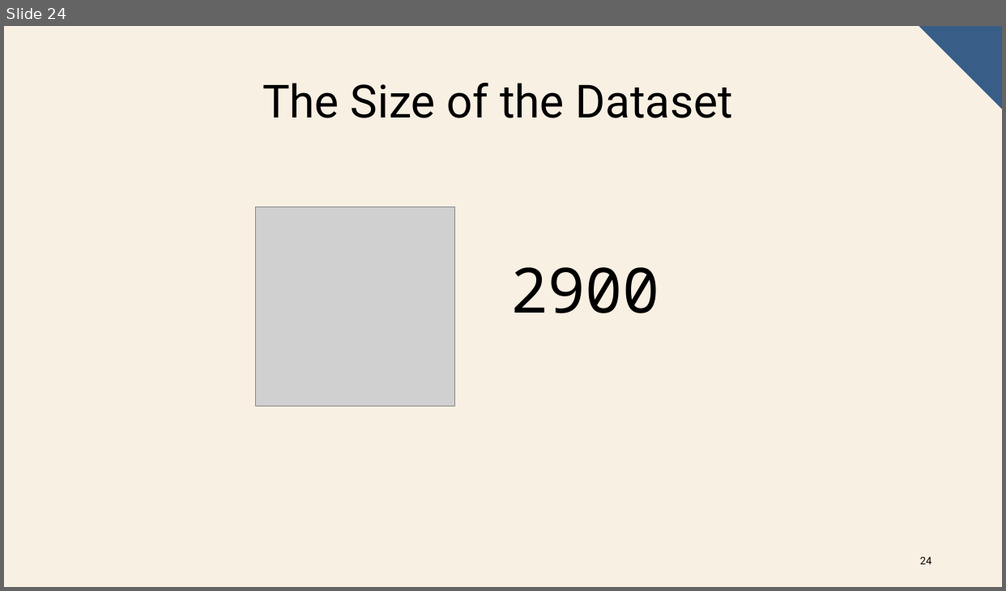
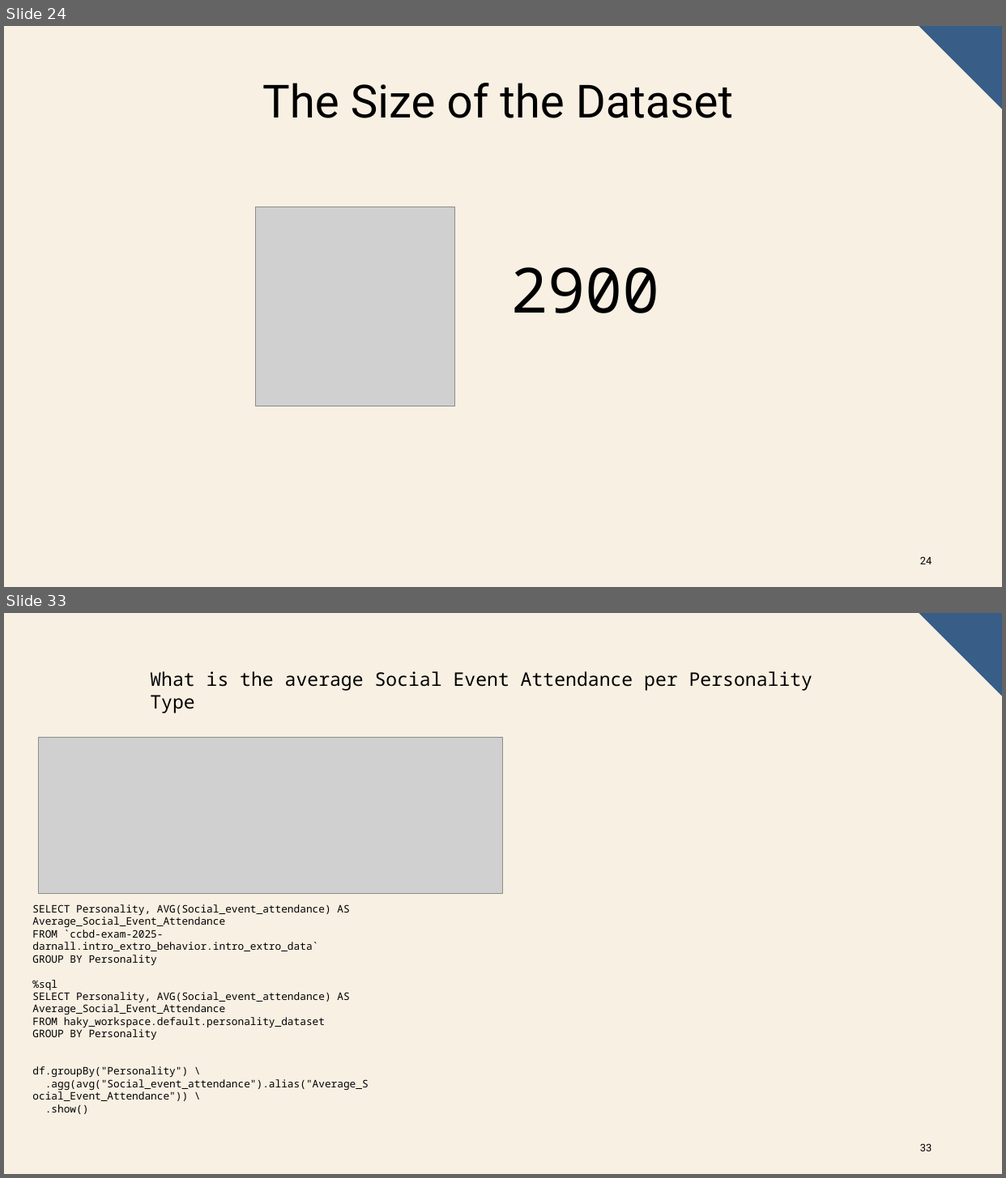
Before and after one commit to AndrewDarnall/Intro-Extro-Scope, a slide deck: docs/ccbd_project_presentation.pptx. Shown one above the other, each under a label of ours: slide 24 before the commit, slides 24 and 33 after it; the slides between them are not shown. The pictures are 1006x591 and 1006x1178 pixels, drawn with LibreOffice and Linux fonts; fonts in the diff are those of the drawing; grey boxes stand for pictures. Boxes give left, top, right and bottom in pixels: in the first picture for what was removed or moved away, otherwise in the second. Text is boxed around its words. In the diff, an @@ line names an element or a change of style, - is before the commit and + after.

```diff
--- a/docs/ccbd_project_presentation.pptx
+++ b/docs/ccbd_project_presentation.pptx
@@ slide 33 added at [4, 613, 1002, 1174], background #F8F0E3; not listed: 1 template element that a slide beside it also shows @@
@@ text added at [150, 671, 812, 691], 18 pt, text #000000 @@
+What is the average Social Event Attendance per Personality Type
@@ picture added at [39, 738, 503, 894] @@
@@ text added at [32, 905, 368, 1114], 10 pt, text #000000 @@
+SELECT Personality, AVG(Social_event_attendance) AS Average_Social_Event_Attendance
+FROM `ccbd-exam-2025-darnall.intro_extro_behavior.intro_extro_data`
+GROUP BY Personality
+%sql
+SELECT Personality, AVG(Social_event_attendance) AS Average_Social_Event_Attendance
+FROM haky_workspace.default.personality_dataset
+GROUP BY Personality
+df.groupBy("Personality") \
+.agg(avg("Social_event_attendance").alias("Average_Social_Event_Attendance")) \
+.show()
@@ page number added at [920, 1144, 931, 1152], 10 pt, text #000000 @@
+33
```
Also in this commit, not shown: 13 other slides added, 1 slide removed, 1 other file.
